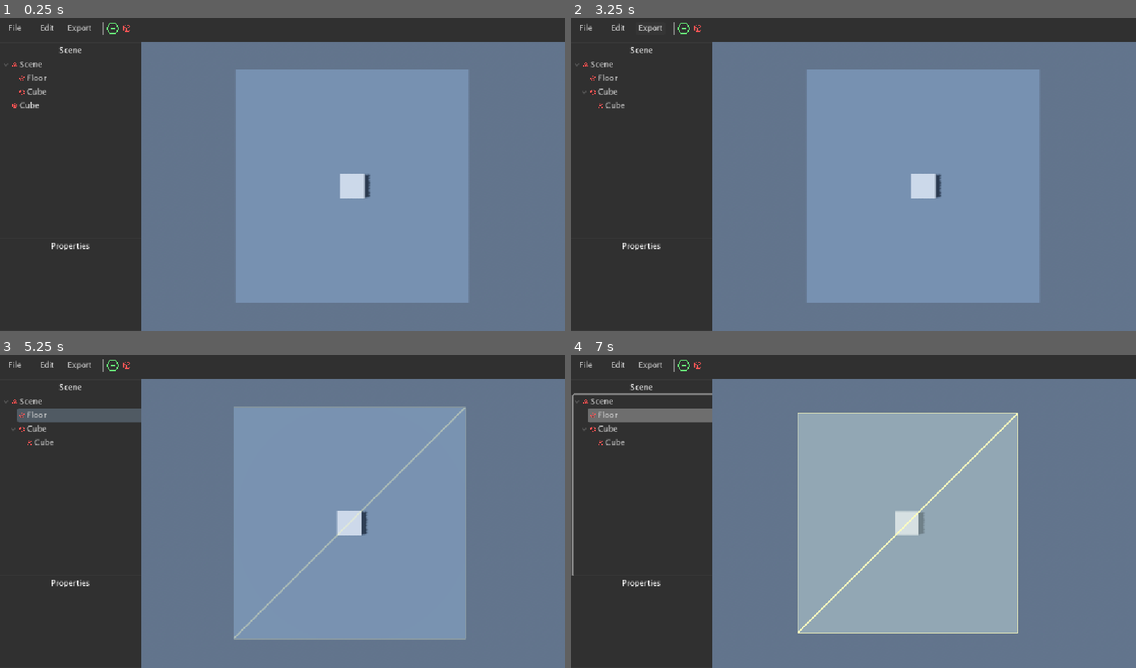
Above: before the commit, frames 1-4 (two rows, left to right).
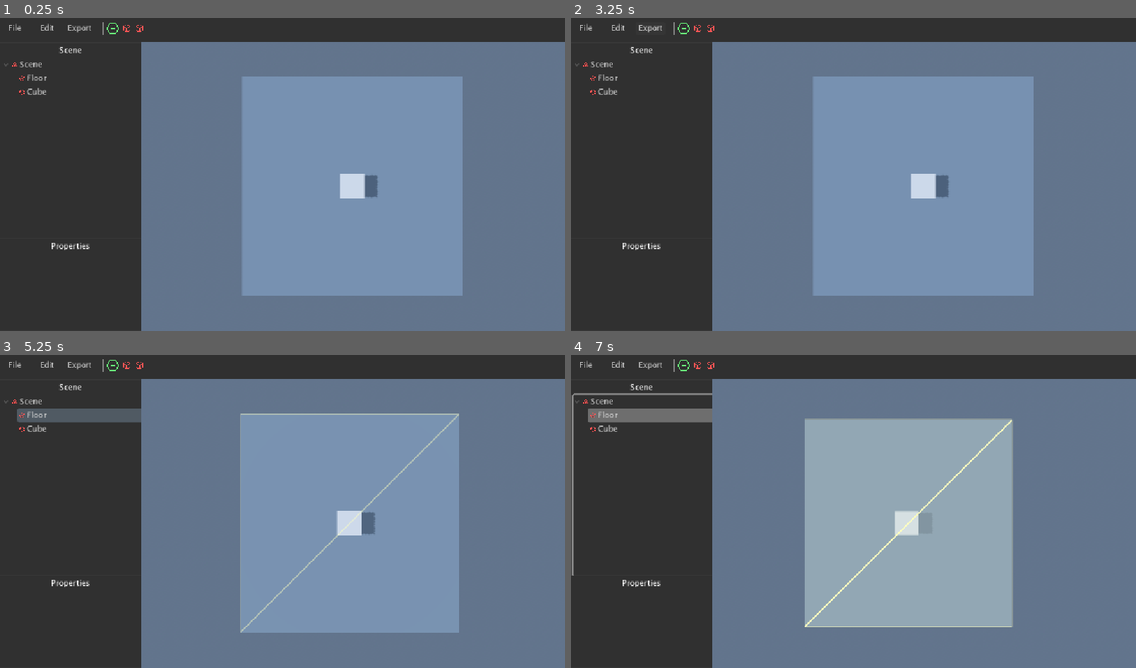
Above: after the commit, the same moments.

Repository: JustTobias31/VoxelisEditor
Game: Godot game, scene res://Main/Editor/UI.tscn
The game is run twice, just before and just after one commit, with the same random seed, the same clock (stepped at 60 frames per second) and the same inputs.
Inputs (mouse positions are in pixels of both pictures, inside the frame that each line leads up to):
- Up to frame 1 (0.25 s): no input
- Up to frame 2 (3.25 s): click (712, 27) at 0.52 s; click "File" at 1.25 s; click "Edit" at 2 s; click "Export" at 2.75 s
- Up to frame 3 (5.25 s): click (113, 364) at 3.5 s; click (124, 364) at 4.25 s; tap Enter (down) at 5 s; move the mouse to (406, 492) at 5.02 s; hold Right (right) from 5.03 s (still down); click (406, 492) at 5.17 s
- Up to frame 4 (7 s): move the mouse to (740, 524) at 5.77 s; release Right (right) at 5.78 s; hold Enter (down) 5.78-6.53 s; move the mouse to (910, 439) at 6.52 s; hold Right (right) from 6.53 s (still down)

The runs differ from the first frame. In frame 1, 3.5% of the frame differs, in the area x 2-83%, y 2-91%; in frame 2, 3.5%; in frame 3, 4.1%; in frame 4, 3.7%.

Commit message:
selection system updates

Diff:
--- a/Main/Editor/Objects/3D/script.gd
+++ b/Main/Editor/Objects/3D/script.gd
@@ -4,7 +4,7 @@
 func _init():
 	props["position"] = {
 		"locked"= false,
-		"value"= Vector3(0, 5, 0),
+		"value"= Vector3(0, 0, 0),
 		"type"= "vec3",
 		"handler"= func(val: Vector3, obj: Node3D):
 			if obj:
--- a/Main/Editor/Scripts/Objects.gd
+++ b/Main/Editor/Scripts/Objects.gd
@@ -69,7 +69,4 @@
 	setProperty(scenefloor,"name","Floor")
 
 	var cube = objects[create(editor_Cube.new(),scene)]
-	var subcube = objects[create(editor_Cube.new())]
-	setProperty(subcube,"position",Vector3(0,100,0))
-	await get_tree().create_timer(3).timeout
-	setProperty(subcube,"parent",cube)
+	setProperty(cube,"position",Vector3(0,5.5,0))
--- a/Main/Editor/Scripts/UI/Main.gd
+++ b/Main/Editor/Scripts/UI/Main.gd
@@ -6,6 +6,7 @@
 
 func create_tree_item(_item, _parent_item):
 	var item : TreeItem = tree.create_item(_parent_item)
+	item.set_meta("id",_item.id)
 	item.set_icon(0, load("res://Main/Editor/Objects/%s/icon.svg" % _item.props.classname.value))
 	item.set_icon_max_width(0, 10)
 	item.set_text(0, _item.props.name.value)
@@ -37,3 +38,7 @@
 		if id:
 			tree.set_selected(objlist[id],0)
 	)
+	tree.cell_selected.connect(func():
+		if tree.get_selected().get_meta("id") and Objects.objects[tree.get_selected().get_meta("id")] and Objects.selected != tree.get_selected().get_meta("id"):
+			Objects.select(tree.get_selected().get_meta("id"))
+	)
--- a/Main/Editor/UI.tscn
+++ b/Main/Editor/UI.tscn
@@ -120,6 +120,20 @@
 icon_alignment = 1
 expand_icon = true
 
+[node name="group" type="Button" parent="Main/Toolbar/Contents" unique_id=1508916303]
+custom_minimum_size = Vector2(20, 0)
+layout_mode = 2
+size_flags_horizontal = 4
+size_flags_vertical = 4
+theme = ExtResource("1_te7nb")
+theme_override_font_sizes/font_size = 10
+theme_override_styles/normal = SubResource("StyleBoxFlat_ccg01")
+text = "
+"
+icon = ExtResource("4_suv3m")
+icon_alignment = 1
+expand_icon = true
+
 [node name="Objects" type="Panel" parent="Main" unique_id=131596055]
 layout_mode = 1
 anchors_preset = 15
